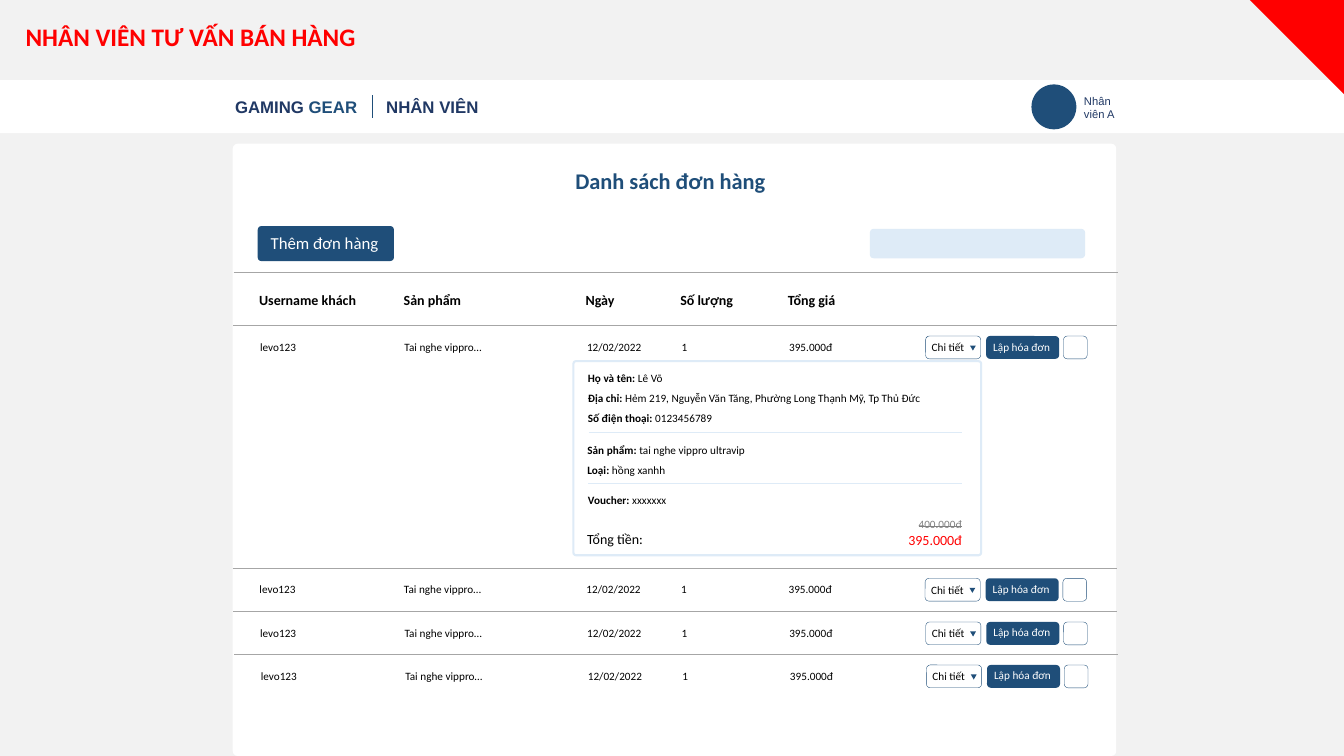
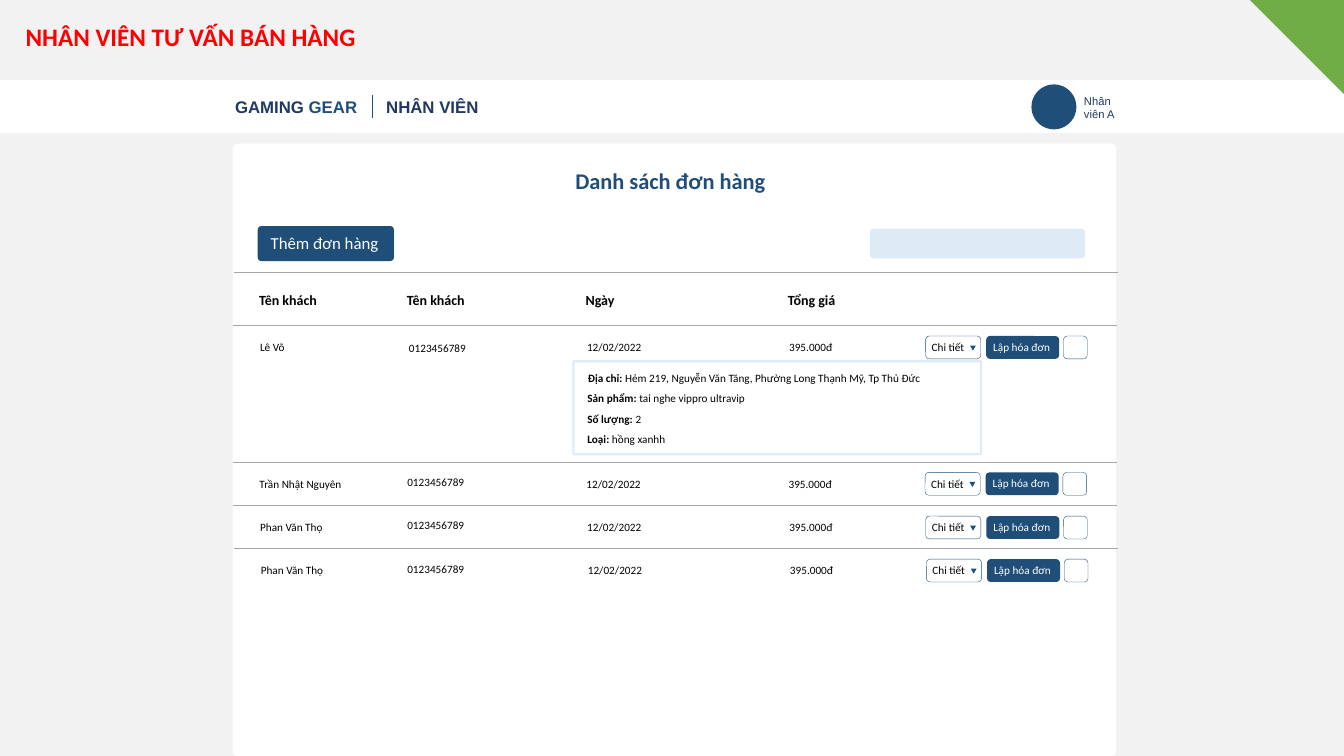
Before and after one commit to Tp2k4/ShopApp, a slide deck: slide 7 of gaming_gear_design.pptx. Drawn at 1344x756 pixels with LibreOffice and Linux fonts; fonts in the diff are those of the drawing; background and template pictures are left out. Boxes give left, top, right and bottom in pixels: in the first picture for what was removed or moved away, otherwise in the second. Text is boxed around its words. In the diff, an @@ line names an element or a change of style, - is before the commit and + after.

```diff
--- a/gaming_gear_design.pptx
+++ b/gaming_gear_design.pptx
@@ right triangle at (x1=1250, y1=0, x2=1344, y2=94): fill #FF0000 to #70AD47 @@
@@ text at (x1=259, y1=295, x2=316, y2=305): text changed @@
-Username khách
+Tên khách
@@ text at (x1=407, y1=295, x2=464, y2=305): text changed @@
-Sản phẩm
+Tên khách
@@ text removed at (x1=680, y1=294, x2=733, y2=308) @@
-Số lượng
@@ text at (x1=260, y1=343, x2=285, y2=351): text changed @@
-levo123
+Lê Võ
@@ text removed at (x1=404, y1=343, x2=482, y2=353) @@
-Tai nghe vippro…
@@ text added at (x1=409, y1=344, x2=466, y2=352), 8 pt, text #000000 @@
+0123456789
@@ text removed at (x1=682, y1=344, x2=688, y2=351) @@
-1
@@ rounded rectangle resized from (x1=574, y1=361, x2=981, y2=556) to (x1=574, y1=361, x2=981, y2=454) @@
@@ text at (x1=588, y1=374, x2=663, y2=384): paragraph removed @@
-Họ và tên: Lê Võ
@@ text at (x1=587, y1=393, x2=745, y2=445): text changed @@
-Sản phẩm: tai nghe vippro ultravip
-Loại: hồng xanhh
+Sản phẩm: tai nghe vippro ultravip
+Số lượng: 2
+Loại: hồng xanhh
@@ text at (x1=588, y1=413, x2=712, y2=424): paragraph removed @@
-Số điện thoại: 0123456789
@@ group removed at (x1=587, y1=433, x2=963, y2=547): 3 texts, 2 lines @@
-400.000đ
-395.000đ
-Tổng tiền:
-Voucher: xxxxxxx
@@ text at (x1=259, y1=479, x2=342, y2=490): text changed @@
-levo123
+Trần Nhật Nguyên
@@ text added at (x1=407, y1=478, x2=464, y2=486), 8 pt, text #000000 @@
+0123456789
@@ text at (x1=260, y1=523, x2=322, y2=533): text changed @@
-levo123
+Phan Văn Thọ
@@ text added at (x1=407, y1=521, x2=464, y2=529), 8 pt, text #000000 @@
+0123456789
@@ text at (x1=261, y1=566, x2=323, y2=576): text changed @@
-levo123
+Phan Văn Thọ
@@ text added at (x1=407, y1=565, x2=464, y2=573), 8 pt, text #000000 @@
+0123456789
@@ 12 texts, 9 rounded rectangles, 3 lines, 3 triangles moved together from (x1=233, y1=568, x2=1118, y2=689) to (x1=233, y1=462, x2=1118, y2=583) @@
@@ text removed at (x1=404, y1=585, x2=481, y2=595) @@
-Tai nghe vippro…
@@ text removed at (x1=681, y1=586, x2=687, y2=593) @@
-1
@@ text removed at (x1=405, y1=629, x2=482, y2=639) @@
-Tai nghe vippro…
@@ text removed at (x1=682, y1=630, x2=688, y2=637) @@
-1
@@ text removed at (x1=405, y1=672, x2=483, y2=682) @@
-Tai nghe vippro…
@@ text removed at (x1=682, y1=672, x2=688, y2=680) @@
-1
```
Also in this commit, not shown: 14 other slides changed, 52 other files.
